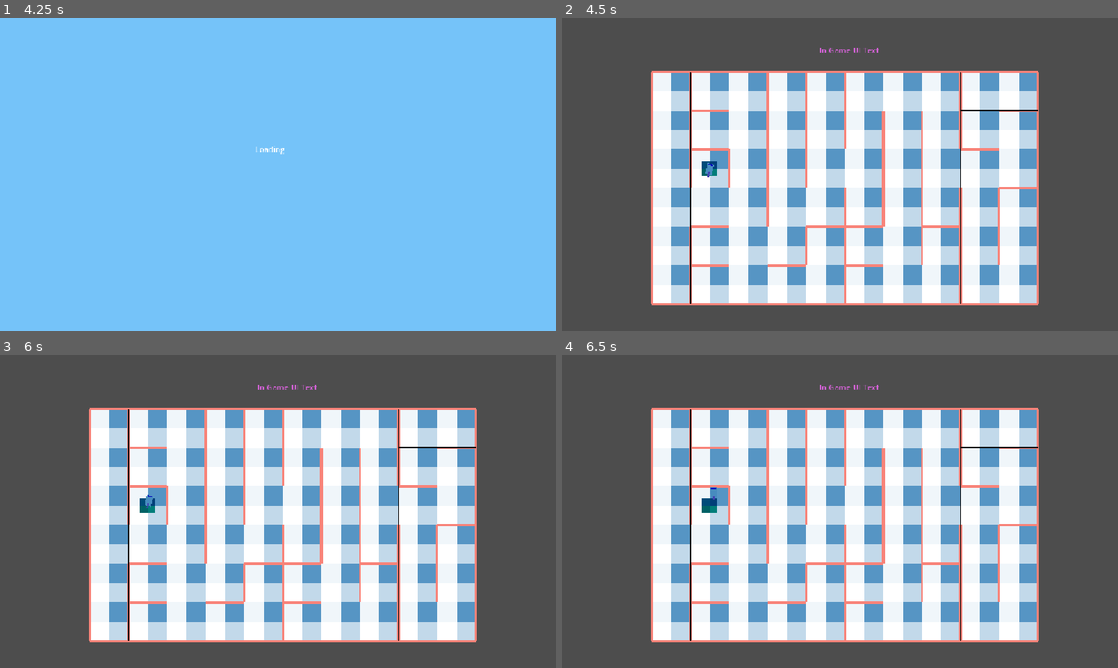
Above: before the commit, frames 1-4 (two rows, left to right).
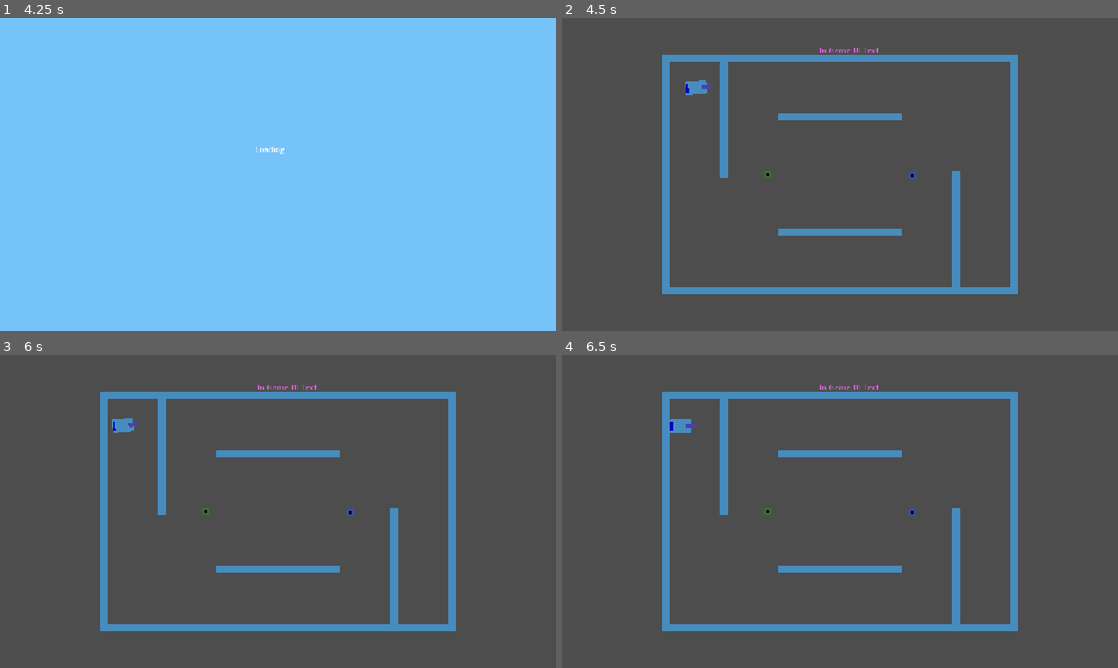
Above: after the commit, the same moments.

Repository: JoeyGiordano/TankTrouble2
Game: Godot game, scene res://game_container/game_container.tscn
The game is run twice, just before and just after one commit, with the same random seed, the same clock (stepped at 60 frames per second) and the same inputs. The engine's default icon, where the game draws it, is replaced by a stand-in: a white triangle on a blue panel in a dark square.
Inputs:
- Up to frame 1 (4.25 s): click "[CutSceneOver]" at 0.5 s; click "Play" at 1.25 s; click "Play!" at 2 s; tap Enter at 2.75 s; hold W (player1_up) 2.78-3.53 s; hold . (player0_shoot) 2.78-3.53 s; tap Space at 3.5 s; hold Down (ui_down) from 3.53 s (still down); tap Q (player1_shoot) at 3.6 s
- Up to frame 2 (4.5 s): tap Enter at 4.25 s; release Down (ui_down) at 4.28 s; hold W (player1_up) from 4.28 s (still down); tap K (player2_right) at 4.35 s
- Up to frame 3 (6 s): tap Space at 5 s; tap Shift at 5.1 s; tap Enter at 5.75 s; release W (player1_up) at 5.78 s; hold Down (ui_down) from 5.78 s (still down); hold F from 5.78 s (still down)
- Up to frame 4 (6.5 s): keep holding Down (ui_down); keep holding F

Frame 1 is identical in both runs. In frame 2, 53% of the frame differs, in the area x 16-86%, y 11-92%; in frame 3, 53%; in frame 4, 53%.

Commit message:
Spawner working on manual grids

Diff:
--- a/autoloads/LevelLoader.gd
+++ b/autoloads/LevelLoader.gd
@@ -21,5 +21,5 @@
 	Utility.replace_scene_in_holder(Global.LevelHolder, new_level)
 
 func _determine_next_level() -> String :
-	#return "test_level_" + str(randi_range(0,3))
-	return "test_level_gen_level"
+	return "test_level_3"
+	#return "test_level_gen_level"
--- a/autoloads/Reference/Reference.gd
+++ b/autoloads/Reference/Reference.gd
@@ -41,6 +41,7 @@
 @export_group("Prefabs")
 @export var tank_scene : PackedScene
 @export var basic_bullet : PackedScene
+@export var item_scene : PackedScene
 
 @export_group("Tank Loadouts")
 @export var empty_loadout : PackedScene
--- a/autoloads/Reference/Reference.tscn
+++ b/autoloads/Reference/Reference.tscn
@@ -21,6 +21,7 @@
 [ext_resource type="PackedScene" uid="uid://ckef6glp3htbr" path="res://levels/test_level_active_map.tscn" id="15_hiq1x"]
 [ext_resource type="PackedScene" uid="uid://bd3yrfsuc246j" path="res://tank/loadouts/empty_tankloadout.tscn" id="17_j6ump"]
 [ext_resource type="PackedScene" uid="uid://2su3htx11obo" path="res://tank/loadouts/basic/basic_tankloadout.tscn" id="18_d3fos"]
+[ext_resource type="PackedScene" uid="uid://bojycccxpxfms" path="res://game/item/item.tscn" id="22_k55fg"]
 
 [node name="Reference" type="Node"]
 script = ExtResource("1_pmmna")
@@ -41,6 +42,7 @@
 test_level_active_map = ExtResource("15_hiq1x")
 tank_scene = ExtResource("13_acwhr")
 basic_bullet = ExtResource("12_vdkhk")
+item_scene = ExtResource("22_k55fg")
 empty_loadout = ExtResource("17_j6ump")
 basic_loadout = ExtResource("18_d3fos")
 base_tank_stats = ExtResource("15_axg78")
--- a/game/item/item.gd
+++ b/game/item/item.gd
@@ -31,4 +31,14 @@
 	hitbox.monitorable = false
 	hide()
 	reparent(tank.items)
-	tank.stats_handler.add_boost_with_source(item_res.stat_boost, self)
+	if item_res.stat_boost :
+		tank.stats_handler.add_boost_with_source(item_res.stat_boost, self)
+	if item_res.loadout_name != "" :
+		tank.change_loadout(item_res.loadout_name)
+
+static func instantiate(_item_res : ItemResource, _position : Vector2) -> Item:
+	var i : Item = Ref.item_scene.instantiate()
+	i.item_res = _item_res
+	i.position = _position
+	Global.Entities.add_child(i)
+	return i
--- a/game/item/item_resource.gd
+++ b/game/item/item_resource.gd
@@ -10,3 +10,4 @@
 
 #Other
 @export var color : Color
+@export var loadout_name : String
--- a/game/item/items/item1.tres
+++ b/game/item/items/item1.tres
@@ -9,4 +9,5 @@
 description = "tttt"
 stat_boost = ExtResource("2_a4jme")
 color = Color(0.364706, 0.760784, 0.996078, 1)
+loadout_name = "empty_loadout"
 metadata/_custom_type_script = "uid://cl7ga7teyrqpf"
--- /dev/null
+++ b/game/item_spawner/item_spawner.gd
@@ -0,0 +1,47 @@
+extends Node2D
+class_name ItemSpawner
+
+enum GRID_TYPE {
+	NONE, GRID, RAND_GEN
+}
+@export var grid_type : GRID_TYPE = GRID_TYPE.NONE
+
+@export var spawn_area : Rect2
+@export var period_low : float = 3 #seconds
+@export var period_high : float = 10
+@export var delay : float = 5 #the delay before the first spawn cycle takes place
+
+@export var item_res : ItemResource #later make this an array and make it variable spawn frequency etc, also consolidate item with loadout upgrade? could also make a random generator
+
+var spawning : bool = false
+var next_spawn_time : float = 0
+
+func _ready() -> void :
+	await get_tree().create_timer(delay).timeout
+	calculate_next_spawn_time()
+	spawning = true
+
+func _process(_delta) -> void:
+	if spawning && is_correct_time() :
+		spawn()
+
+func spawn() :
+	var x = randf_range(spawn_area.position.x, spawn_area.position.x + spawn_area.size.x)
+	var y = randf_range(spawn_area.position.y, spawn_area.position.y + spawn_area.size.y)
+	var pos = Vector2(x, y)
+	if grid_type == GRID_TYPE.GRID :
+		var g : Grid = get_parent().get_node("Grid")
+		pos = g.nearest_square_center(pos, Grid.COORD_TYPE.REAL, Grid.COORD_TYPE.REAL)
+	Item.instantiate(item_res, pos)
+
+func is_correct_time() -> bool :
+	if time() > next_spawn_time :
+		calculate_next_spawn_time()
+		return true
+	return false
+
+func calculate_next_spawn_time() :
+	next_spawn_time = time() + randf_range(period_low, period_high)
+
+func time() -> float :
+	return float(Time.get_ticks_msec())/1000
--- /dev/null
+++ b/game/item_spawner/item_spawner.tscn
@@ -0,0 +1,6 @@
+[gd_scene load_steps=2 format=3 uid="uid://cie0axyk6sxe5"]
+
+[ext_resource type="Script" uid="uid://bsd5tocwan810" path="res://game/item_spawner/item_spawner.gd" id="1_xsdg7"]
+
+[node name="ItemSpawner" type="Node2D"]
+script = ExtResource("1_xsdg7")
--- a/levels/test_level_3.tscn
+++ b/levels/test_level_3.tscn
@@ -1,10 +1,12 @@
-[gd_scene load_steps=6 format=3 uid="uid://rigrosaete8h"]
+[gd_scene load_steps=8 format=3 uid="uid://rigrosaete8h"]
 
 [ext_resource type="PackedScene" uid="uid://dg7j5a0vuixef" path="res://game/loadout_upgrade/loadout_upgrade.tscn" id="1_gkona"]
 [ext_resource type="Script" uid="uid://bciuldxspt6ul" path="res://game/grid/grid.gd" id="1_yvw6e"]
 [ext_resource type="PackedScene" uid="uid://c4p5w7pfj3smp" path="res://game/wall/wall.tscn" id="2_q26d8"]
 [ext_resource type="PackedScene" uid="uid://vo2tyqhl6m72" path="res://game/player_spawner/player_spawner.tscn" id="5_l8bmr"]
 [ext_resource type="PackedScene" uid="uid://cojumcdicoceq" path="res://game/player_spawner/spawn_point.tscn" id="6_ciepe"]
+[ext_resource type="PackedScene" uid="uid://cie0axyk6sxe5" path="res://game/item_spawner/item_spawner.tscn" id="6_l8bmr"]
+[ext_resource type="Resource" uid="uid://b8ve24bo453do" path="res://game/item/items/item1.tres" id="7_ciepe"]
 
 [node name="LevelTemplate" type="Node"]
 
@@ -22,93 +24,99 @@
 
 [node name="Grid" type="Node" parent="."]
 script = ExtResource("1_yvw6e")
-scale_ = 30.0
-offset = Vector2(-15, 0)
+scale_ = 60.0
 
 [node name="Walls" type="Node2D" parent="."]
 
 [node name="Border" type="Node2D" parent="Walls"]
 
 [node name="Wall" parent="Walls/Border" node_paths=PackedStringArray("grid") instance=ExtResource("2_q26d8")]
-position = Vector2(-165, 0)
-length = 188.0
+position = Vector2(-180, 0)
+length = 248.0
 grid = NodePath("../../../Grid")
-grid_pos = Vector2(-5, 0)
+grid_pos = Vector2(-3, 0)
+grid_length = 4
+
+[node name="Wall2" parent="Walls/Border" node_paths=PackedStringArray("grid") instance=ExtResource("2_q26d8")]
+position = Vector2(180, 0)
+length = 248.0
+grid = NodePath("../../../Grid")
+grid_pos = Vector2(3, 0)
+grid_length = 4
+
+[node name="Wall3" parent="Walls/Border" node_paths=PackedStringArray("grid") instance=ExtResource("2_q26d8")]
+position = Vector2(0, -120)
+horizontal = true
+length = 368.0
+grid = NodePath("../../../Grid")
+grid_pos = Vector2(0, -2)
 grid_length = 6
 
-[node name="Wall2" parent="Walls/Border" node_paths=PackedStringArray("grid") instance=ExtResource("2_q26d8")]
-position = Vector2(165, 0)
-length = 188.0
+[node name="Wall4" parent="Walls/Border" node_paths=PackedStringArray("grid") instance=ExtResource("2_q26d8")]
+position = Vector2(0, 120)
+horizontal = true
+length = 368.0
 grid = NodePath("../../../Grid")
-grid_pos = Vector2(6, 0)
+grid_pos = Vector2(0, 2)
 grid_length = 6
 
-[node name="Wall3" parent="Walls/Border" node_paths=PackedStringArray("grid") instance=ExtResource("2_q26d8")]
-position = Vector2(0, -90)
-horizontal = true
-length = 338.0
-grid = NodePath("../../../Grid")
-grid_pos = Vector2(0.5, -3)
-grid_length = 11
-
-[node name="Wall4" parent="Walls/Border" node_paths=PackedStringArray("grid") instance=ExtResource("2_q26d8")]
-position = Vector2(0, 90)
-horizontal = true
-length = 338.0
-grid = NodePath("../../../Grid")
-grid_pos = Vector2(0.5, 3)
-grid_length = 11
-
 [node name="Wall5" parent="Walls" node_paths=PackedStringArray("grid") instance=ExtResource("2_q26d8")]
-position = Vector2(-105, -45)
-length = 98.0
+position = Vector2(-120, -60)
+length = 128.0
 grid = NodePath("../../Grid")
-grid_pos = Vector2(-3, -1.5)
-grid_length = 3
+grid_pos = Vector2(-2, -1)
+grid_length = 2
 
 [node name="Wall6" parent="Walls" node_paths=PackedStringArray("grid") instance=ExtResource("2_q26d8")]
-position = Vector2(0, 30)
+position = Vector2(0, 60)
 horizontal = true
-length = 98.0
+length = 128.0
 grid = NodePath("../../Grid")
-grid_pos = Vector2(0.5, 1)
-grid_length = 3
+grid_pos = Vector2(0, 1)
+grid_length = 2
 
 [node name="Wall7" parent="Walls" node_paths=PackedStringArray("grid") instance=ExtResource("2_q26d8")]
-position = Vector2(0, -30)
+position = Vector2(0, -60)
 horizontal = true
-length = 98.0
+length = 128.0
 grid = NodePath("../../Grid")
-grid_pos = Vector2(0.5, -1)
-grid_length = 3
+grid_pos = Vector2(0, -1)
+grid_length = 2
 
 [node name="Wall8" parent="Walls" node_paths=PackedStringArray("grid") instance=ExtResource("2_q26d8")]
-position = Vector2(105, 45)
-length = 98.0
+position = Vector2(120, 60)
+length = 128.0
 grid = NodePath("../../Grid")
-grid_pos = Vector2(4, 1.5)
-grid_length = 3
+grid_pos = Vector2(2, 1)
+grid_length = 2
 
 [node name="PlayerSpawner" parent="." instance=ExtResource("5_l8bmr")]
 
 [node name="SpawnPoint" parent="PlayerSpawner" node_paths=PackedStringArray("grid") instance=ExtResource("6_ciepe")]
-position = Vector2(-135, -60)
+position = Vector2(-150, -90)
 grid = NodePath("../../Grid")
-grid_pos = Vector2(-4, -2)
+snap_type = 1
+grid_pos = Vector2(-2.5, -1.5)
 
 [node name="SpawnPoint2" parent="PlayerSpawner" node_paths=PackedStringArray("grid") instance=ExtResource("6_ciepe")]
-position = Vector2(135, 60)
+position = Vector2(150, 90)
 grid = NodePath("../../Grid")
-grid_pos = Vector2(5, 2)
+snap_type = 1
+grid_pos = Vector2(2.5, 1.5)
 
 [node name="SpawnPoint3" parent="PlayerSpawner" node_paths=PackedStringArray("grid") instance=ExtResource("6_ciepe")]
-position = Vector2(0, -60)
+position = Vector2(-30, -90)
 grid = NodePath("../../Grid")
-snap_type = 2
-grid_pos = Vector2(0.5, -2)
+snap_type = 1
+grid_pos = Vector2(-0.5, -1.5)
 
 [node name="SpawnPoint4" parent="PlayerSpawner" node_paths=PackedStringArray("grid") instance=ExtResource("6_ciepe")]
-position = Vector2(0, 60)
+position = Vector2(30, 90)
 grid = NodePath("../../Grid")
-snap_type = 2
-grid_pos = Vector2(0.5, 2)
+snap_type = 1
+grid_pos = Vector2(0.5, 1.5)
+
+[node name="ItemSpawner" parent="." instance=ExtResource("6_l8bmr")]
+grid_type = 1
+spawn_area = Rect2(-175, -100, 350, 200)
+item_res = ExtResource("7_ciepe")
Not shown: 1 places in autoloads/Reference/Reference.tscn that only renumber resources
Not shown, added: game/item_spawner/item_spawner.gd.uid
